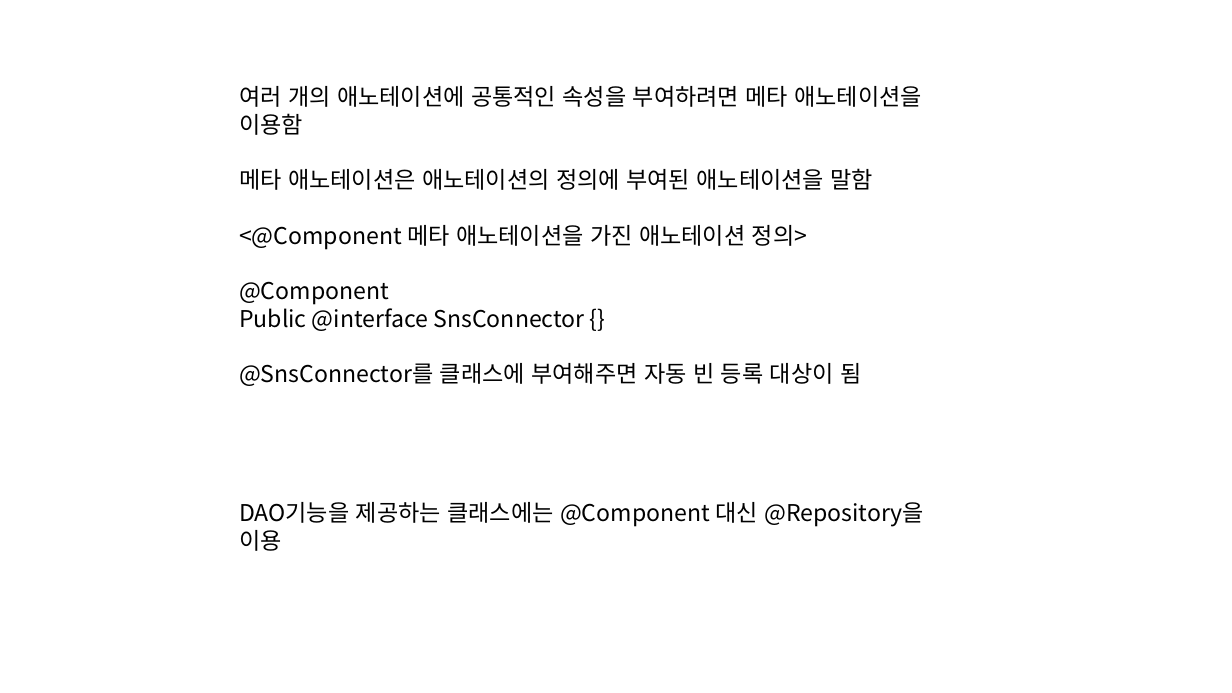
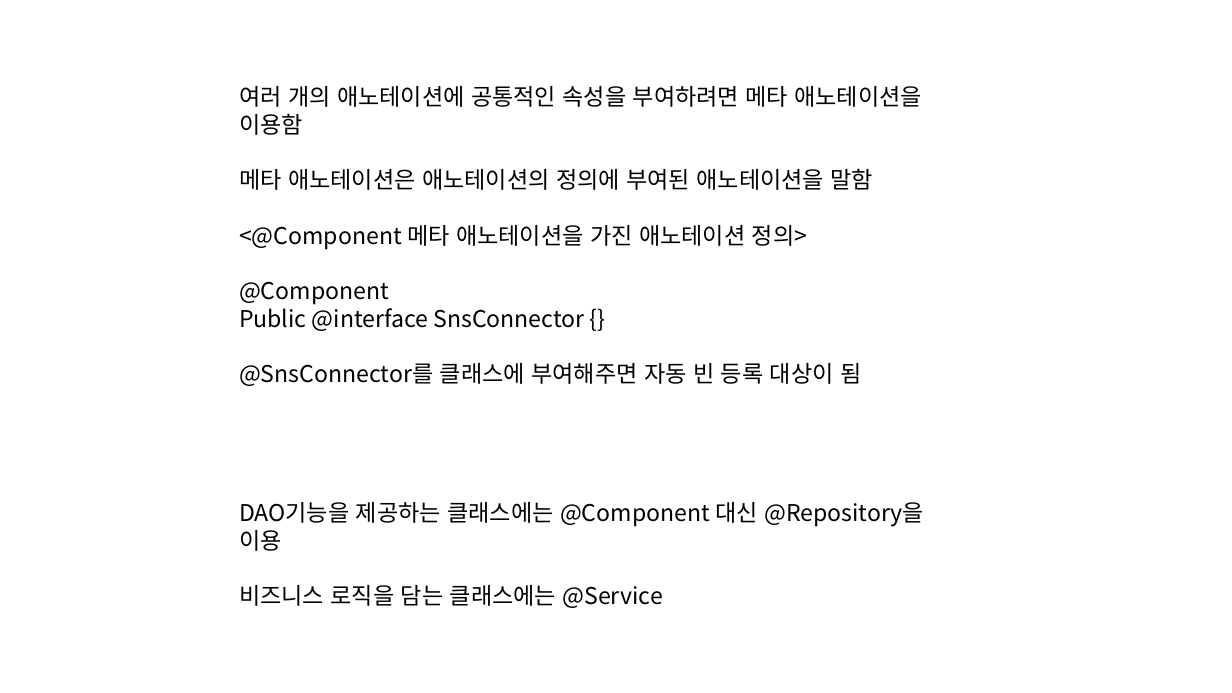
Before and after one commit to eongss/testproject, a slide deck: slide 53 of 프레젠테이션1.pptx. Drawn at 1232x693 pixels with LibreOffice and Linux fonts; fonts in the diff are those of the drawing. Boxes give left, top, right and bottom in pixels: in the first picture for what was removed or moved away, otherwise in the second. Text is boxed around its words. In the diff, an @@ line names an element or a change of style, - is before the commit and + after.

```diff
--- a/프레젠테이션1.pptx
+++ b/프레젠테이션1.pptx
@@ text at [239, 585, 663, 608]: paragraph added @@
+비즈니스 로직을 담는 클래스에는 @Service
```
Also in this commit, not shown: 2 other slides changed, 6 slides added.
